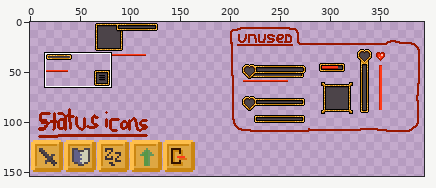
Two versions of one sprite sheet, res/image/ui.png. The first picture is a wide view before the edit; the outline marks the close-up.
Close-up. Earlier state:
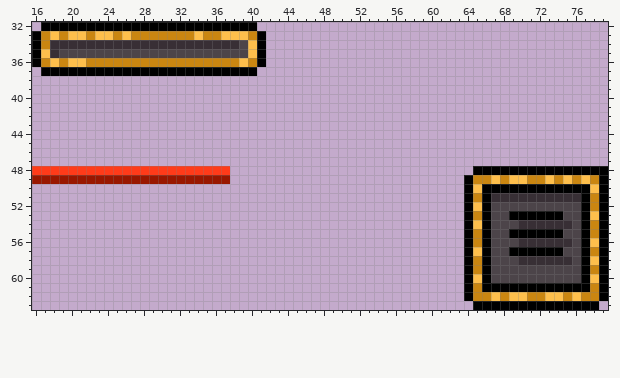
The file is 512x512 pixels. Shown: x 16..79, y 32..63. The wide view leaves out empty margins.
After the commit:
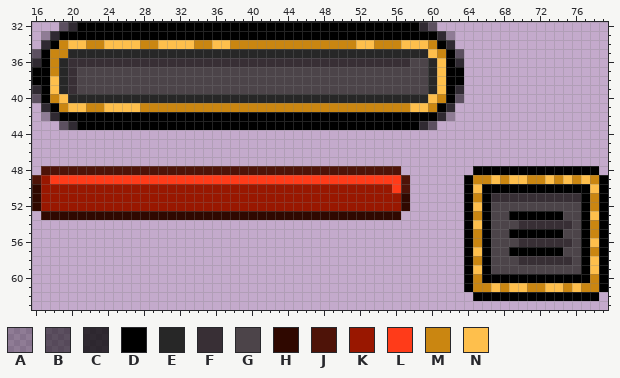
Palette (. is transparent): A #00000045  B #00000087  C #000000c0  D #000000  E #272727  F #382f35  G #4c4449  H #2f0800  J #4e1308  K #991700  L #ff3b19  M #ca8611  N #febf4c
Edits made:
y 32: x 17..20 DDDD -> ..BC; x 41..60 .................... -> DDDDDDDDDDDDDDDDDDCB
y 33: x 16..40 DMNMNNMNNMNMMMMMMMNMMNNNM -> .ACDDDDDDDDDDDDDDDDDDDDDD; x 42..62 ..................... -> DDDDDDDDDDDDDDDDDDDCA
y 34: x 16..62 DMFFFFFFFFFFFFFFFFFFFFFGND..................... -> .CDMNNMMNNNNMMNNNNMMNNMMMMMMMMMMMMMMNNMMMNNNMDC
y 35: x 16..63 DNFGGGGGGGGGGGGGGGGGGGGGND...................... -> BDMMEEEEEEEEEEEEEEEEEEEEEEEEEEEEEEEEEEEEEEEENMDB
y 36: x 16..63 DMNMNNMMMMMMMMMMMMMMMMMNMD...................... -> CDMEFFFFFFFFFFFFFFFFFFFFFFFFFFFFFFFFFFFFFFGGENDC
y 37: x 16 . -> D; x 18..63 DDDDDDDDDDDDDDDDDDDDDDD....................... -> MEFGGGGGGGGGGGGGGGGGGGGGGGGGGGGGGGGGGGGGGGENDD
y 38: x 16..63 ................................................ -> DDNEFGGGGGGGGGGGGGGGGGGGGGGGGGGGGGGGGGGGGGGGENDD
y 39: x 16..63 ................................................ -> CDNEFGGGGGGGGGGGGGGGGGGGGGGGGGGGGGGGGGGGGGGGENDC
y 40: x 16..63 ................................................ -> BDMNEEEEEEEEEEEEEEEEEEEEEEEEEEEEEEEEEEEEEEEENMDB
y 41: x 17..62 .............................................. -> CDMNNMMNNNNMMMMMMMMMMMMMMMMMMMMMMMMMMMMMMNNMDC
y 42: x 17..62 .............................................. -> ACDDDDDDDDDDDDDDDDDDDDDDDDDDDDDDDDDDDDDDDDDDCA
y 43: x 19..60 .......................................... -> BCDDDDDDDDDDDDDDDDDDDDDDDDDDDDDDDDDDDDDDCB
y 48: x 16..56 LLLLLLLLLLLLLLLLLLLLLL................... -> .JJJJJJJJJJJJJJJJJJJJJJJJJJJJJJJJJJJJJJJJ; x 79 D -> .
y 49: x 16 K -> J; x 18..57 KKKKKKKKKKKKKKKKKKKK.................... -> LLLLLLLLLLLLLLLLLLLLLLLLLLLLLLLLLLLLLLLJ
y 50: x 16..57 .......................................... -> HKKKKKKKKKKKKKKKKKKKKKKKKKKKKKKKKKKKKKKKLJ
y 51..52: x 16..57 .......................................... -> HKKKKKKKKKKKKKKKKKKKKKKKKKKKKKKKKKKKKKKKKH
y 53: x 17..56 ........................................ -> HHHHHHHHHHHHHHHHHHHHHHHHHHHHHHHHHHHHHHHH
y 59: x 65 M -> N; x 78 M -> N
y 60: x 65 N -> M; x 67..76 GGGGGGGGGG -> DDDDDDDDDD; x 78 N -> M
y 61: x 66..77 DDDDDDDDDDDD -> MNMNNMMNNMNM
y 62: x 64..79 DMMNMNNMMNNMNMMD -> .DDDDDDDDDDDDDD.
y 63: x 65..78 DDDDDDDDDDDDDD -> ..............
Pixel boxes of the changes (left, top, right, bottom) in both close-ups:
changed: (32, 22, 464, 130)
changed: (32, 166, 410, 220)
erased: (599, 166, 608, 175)
changed: (464, 265, 608, 310)
